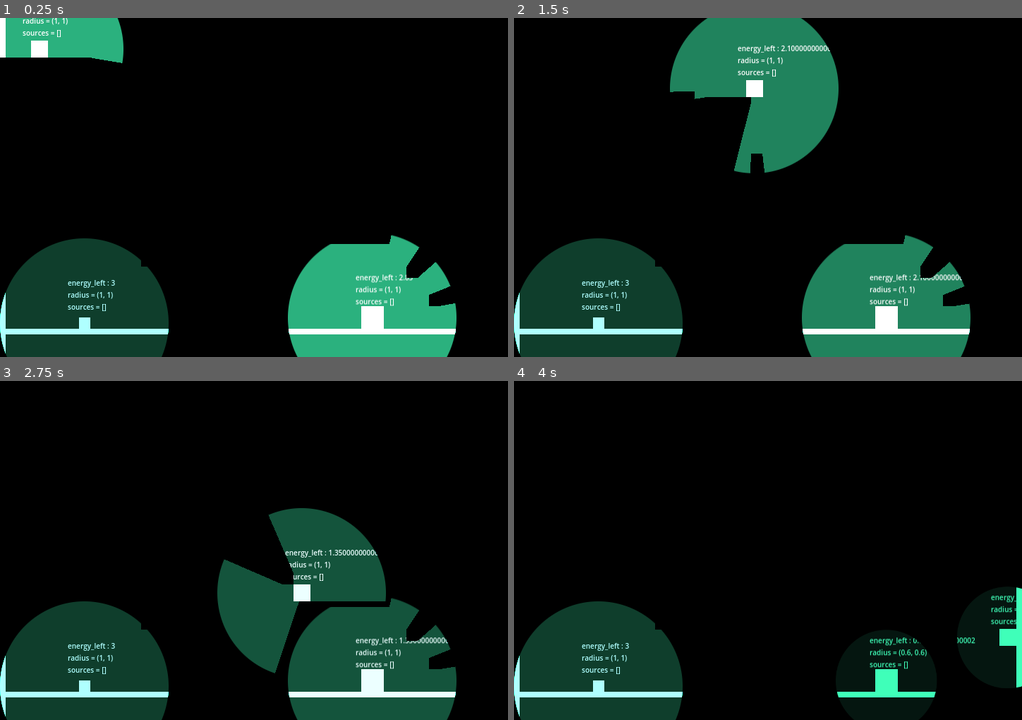
Above: before the commit, frames 1-4 (two rows, left to right).
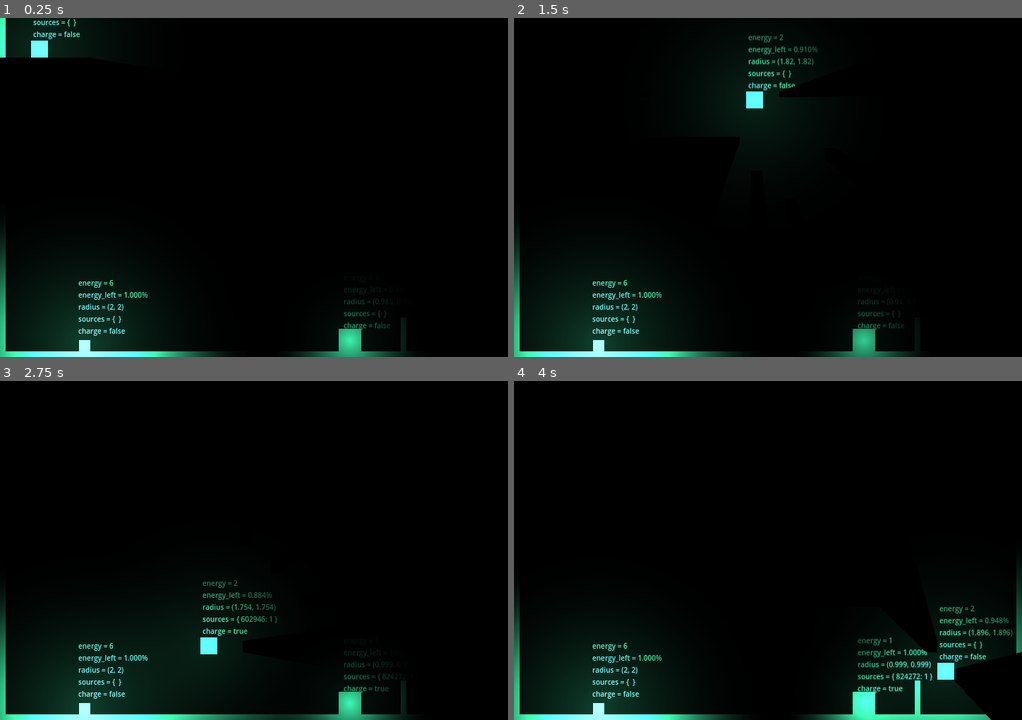
Above: after the commit, the same moments.

Repository: ToastedBrains/glow-me
Game: Godot game, scene res://levels/level1/level_1.tscn
Two runs of this game, one before a commit and one after it. Both use one fixed random seed, a clock stepped at 60 frames per second and the inputs below.
Inputs:
- Up to frame 1 (0.25 s): no input
- Up to frame 2 (1.5 s): tap Enter (ui_accept) at 0.5, 0.77 s; hold Right (ui_right) from 0.53 s (still down)
- Up to frame 3 (2.75 s): tap Enter (ui_accept) at 1.52 s; release Right (ui_right) at 2.03 s; hold Left (ui_left) from 2.03 s (still down)
- Up to frame 4 (4 s): release Left (ui_left) at 2.78 s; hold Right (ui_right) from 2.78 s (still down); tap Enter (ui_accept) at 3.02, 3.77 s

The runs differ from the first frame. In frame 1, 21% of the frame differs, in the area x 0-90%, y 0-100%; in frame 2, 28%; in frame 3, 28%, in the area x 0-90%, y 37-100%; in frame 4, 13%.

Commit message:
Phospho energy transfer seems good

Diff:
--- a/Phosphorescents/phosphorescence.gd
+++ b/Phosphorescents/phosphorescence.gd
@@ -1,70 +1,71 @@
 extends Node2D
-
-#Quand on rentre dans une zone où il y a de la lumière, on se recharge.
-#
-#Comment savoir si on rentre dans une zone de lumière ?
-#- La zone nous avertit.
-#=> si elle a plus d'energie que nous, on peut se charger à hauteur de [calcul, en tenant compte de la décroissance si c'est un phospho]
-#=> si c'est une permanente, on charge au max.
-#
-#- quand on quitte la zone elle nous prévient.
-#
-#DONC : il faut garder en mémoire dans combien de zones on se trouve !
-#on perd le statut charging que si on quitte toutes les sources.
-#
-#Il faut garder trace de :
-	#- combien il y a de sources
-	#- combien d'énergie par source
-	#
-	#Array[float]
 
 enum {DISCHARGING, CHARGING}
 
 var state = DISCHARGING
 var permanent = false
-var energy = 3.0
-var energy_left = 3.0 # percent
-#var energy_min = 1.0 # cheat to avoid being totally invisible
-#var energy_max = 100.0 # max energy amount that can be carried at all
-var load_rate = 0.05
-var unload_rate = 0.01 # percent
+var energy = 2.0
+var energy_left = 1.0 # percent
+var load_rate = 0.003
+var unload_rate = 0.001 # percent
 var color = Color(0.243, 0.984, 0.694, 1)
-var sources : Array[float] = []
+var sources : Dictionary
 var id : int
+
+var charging = false
 
 
 func logV():
 	$Label.show()
-	$Label.text = "energy_left : {energy_left}\nradius = {radius}\nsources = {sources}".format({
-		"energy_left": energy_left,
+	$Label.text = "energy = {energy}\nenergy_left = {energy_left}%\nradius = {radius}\nsources = {sources}\ncharge = {charging}".format({
+		"energy": energy,
+		"energy_left": "%3.3f" % energy_left,
 		"radius": $Halo/CollisionShape2D.scale,
 		"sources": sources,
+		"charging": charging,
 		})
+
+func emit():
+	charging = false
+	energy_left = clamp(energy_left - unload_rate, 0.0, energy)
+	$PointLight2D.energy = energy * clamp(energy_left, 0.5, 1.0)
+	$PointLight2D.texture_scale = clamp(energy_left * energy, 0.25 * energy, 1.0 * energy)
+	$Halo/CollisionShape2D.set_scale(Vector2(
+			clamp(energy_left * energy, 0.25 * energy, 1.0 * energy),
+			clamp(energy_left * energy, 0.25 * energy, 1.0 * energy)),
+		)
+	$PointLight2D.color = Color(
+			color.r * clamp(energy_left, 0.1, 1.0),
+			color.g * clamp(energy_left, 0.1, 1.0),
+			color.b * clamp(energy_left, 0.1, 1.0),
+			1,
+		)
 
 func _on_halo_body_entered(body):
 	if body.is_in_group("phosphorescents"):
 		var phosphorescent = body.get_node("Phosphorescence")
 		if id != phosphorescent.id:
-			print("! Phosphorescent: ", body)
-			print(energy_left, phosphorescent.energy_left)
-			if energy_left > phosphorescent.energy_left:
-				print("new source")
-				phosphorescent.sources.append(energy_left)
+			if energy_left * energy > phosphorescent.energy_left * phosphorescent.energy:
+				#phosphorescent.sources[id] = energy_left
+				phosphorescent.sources[id] = clamp((energy_left * energy + phosphorescent.energy_left * phosphorescent.energy) / 2 / phosphorescent.energy, 0.0, 1.0)
+
 
 func _on_halo_body_exited(body):
 	if body.is_in_group("phosphorescents"):
 		var phosphorescent = body.get_node("Phosphorescence")
 		if id != phosphorescent.id:
-			phosphorescent.sources.clear()
-			print("leave")
-			#var i = phosphorescent.sources.find(phosphorescent.energy)
-			#if i > -1:
-				#sources.erase(i)
+			phosphorescent.sources.erase(id)
+
 
 func _ready():
 	randomize()
 	id = randi_range(1, 999999)
 	get_parent().add_to_group("phosphorescents")
+	$PointLight2D.texture_scale = clamp(energy_left * energy, 0.25 * energy, 1.0 * energy)
+	$Halo/CollisionShape2D.set_scale(Vector2(
+			clamp(energy_left * energy, 0.25 * energy, 1.0 * energy),
+			clamp(energy_left * energy, 0.25 * energy, 1.0 * energy)),
+		)
 	$PointLight2D.color = Color(
 				color.r * clamp(energy_left, 0.1, 1.0),
 				color.g * clamp(energy_left, 0.1, 1.0),
@@ -74,20 +75,12 @@
 
 func _process(_delta):
 	if not permanent:
-		energy_left = clamp(energy_left - unload_rate, 0.0, energy)
-		$PointLight2D.energy = clamp(energy * energy_left, 0.5, 100.0)
-		$PointLight2D.texture_scale = clamp(energy_left, 0.25, 1.0)
-		$Halo/CollisionShape2D.set_scale(Vector2(
-				clamp(energy_left, 0.25, 1.0),
-				clamp(energy_left, 0.25, 1.0)),
-			)
-		$PointLight2D.color = Color(
-				color.r * clamp(energy_left, 0.1, 1.0),
-				color.g * clamp(energy_left, 0.1, 1.0),
-				color.b * clamp(energy_left, 0.1, 1.0),
-				1,
-			)
+		emit()
 	if len(sources) > 0:
-		print("source!!!")
-		energy_left = clamp(energy_left + load_rate, 0.0, energy)
+		var max = 0.0
+		for s in sources:
+			if sources[s] > max:
+				max = sources[s]
+		charging = true
+		energy_left = clamp(energy_left + load_rate, 0.0, max)
 	logV()
--- a/Phosphorescents/phosphorescence.tscn
+++ b/Phosphorescents/phosphorescence.tscn
@@ -1,7 +1,7 @@
 [gd_scene load_steps=4 format=3 uid="uid://t11l2j1r1tre"]
 
 [ext_resource type="Script" path="res://Phosphorescents/phosphorescence.gd" id="1_g7b88"]
-[ext_resource type="Texture2D" uid="uid://c22irmr26nnsg" path="res://assets/sprites/light2_temp.png" id="2_t3qvn"]
+[ext_resource type="Texture2D" uid="uid://c75m4rx1nsw3h" path="res://assets/sprites/light_temp.png" id="2_eyls7"]
 
 [sub_resource type="CircleShape2D" id="CircleShape2D_e2xy7"]
 radius = 120.266
@@ -13,7 +13,7 @@
 position = Vector2(-6.67572e-06, 1.90735e-06)
 energy = 3.0
 shadow_enabled = true
-texture = ExtResource("2_t3qvn")
+texture = ExtResource("2_eyls7")
 
 [node name="Halo" type="Area2D" parent="."]
 
@@ -21,10 +21,10 @@
 shape = SubResource("CircleShape2D_e2xy7")
 
 [node name="Label" type="Label" parent="."]
-offset_left = -24.0
-offset_top = -64.0
-offset_right = 16.0
-offset_bottom = -41.0
+offset_left = -9.0
+offset_top = -96.0
+offset_right = 31.0
+offset_bottom = -73.0
 theme_override_font_sizes/font_size = 10
 
 [connection signal="body_entered" from="Halo" to="." method="_on_halo_body_entered"]
--- /dev/null
+++ b/Phosphorescents/rigid_body_2d.gd
@@ -0,0 +1,11 @@
+extends RigidBody2D
+
+
+# Called when the node enters the scene tree for the first time.
+func _ready():
+	$Phosphorescence.energy = 1.0
+
+
+# Called every frame. 'delta' is the elapsed time since the previous frame.
+func _process(delta):
+	pass
--- a/Phosphorescents/rigid_body_2d.tscn
+++ b/Phosphorescents/rigid_body_2d.tscn
@@ -1,11 +1,13 @@
-[gd_scene load_steps=3 format=3 uid="uid://c888flckfoxan"]
+[gd_scene load_steps=4 format=3 uid="uid://c888flckfoxan"]
 
+[ext_resource type="Script" path="res://Phosphorescents/rigid_body_2d.gd" id="1_awal7"]
 [ext_resource type="PackedScene" uid="uid://t11l2j1r1tre" path="res://Phosphorescents/phosphorescence.tscn" id="1_qrujn"]
 
 [sub_resource type="RectangleShape2D" id="RectangleShape2D_ft0lh"]
 size = Vector2(32, 32)
 
 [node name="RigidBody2D" type="RigidBody2D"]
+script = ExtResource("1_awal7")
 
 [node name="ColorRect" type="ColorRect" parent="."]
 offset_left = -16.0
--- a/Player/player.gd
+++ b/Player/player.gd
@@ -5,6 +5,8 @@
 @export var speed = 300.0
 @export var jump_velocity = -400.0
 
+func _ready():
+	$Phosphorescence.load_rate = 0.007
 
 func _physics_process(delta):
 	if not is_on_floor():
--- a/levels/level1/level_1.tscn
+++ b/levels/level1/level_1.tscn
@@ -33,9 +33,6 @@
 
 [sub_resource type="RectangleShape2D" id="RectangleShape2D_mm7m3"]
 size = Vector2(720, 8)
-
-[sub_resource type="OccluderPolygon2D" id="OccluderPolygon2D_t7shn"]
-polygon = PackedVector2Array(352, -208, 352, -192, 336, -192, 336, -208)
 
 [sub_resource type="OccluderPolygon2D" id="OccluderPolygon2D_mpdoy"]
 polygon = PackedVector2Array(128, 0, 128, 8, 0, 8, 0, 0)
@@ -63,10 +60,10 @@
 position = Vector2(56, 32)
 
 [node name="RigidBody2D" parent="." instance=ExtResource("4_4krsy")]
-position = Vector2(528, 400)
+position = Vector2(496, 456)
 
 [node name="LightSource" parent="." instance=ExtResource("3_ivwls")]
-position = Vector2(120, 432)
+position = Vector2(120, 464)
 
 [node name="CanvasModulate" type="CanvasModulate" parent="."]
 color = Color(0, 0, 0, 1)
@@ -76,7 +73,6 @@
 offset_top = 104.0
 offset_right = 192.0
 offset_bottom = 112.0
-color = Color(1, 0.301961, 1, 1)
 metadata/_edit_group_ = true
 
 [node name="StaticBody2D" type="StaticBody2D" parent="P64"]
@@ -104,10 +100,10 @@
 occluder = SubResource("OccluderPolygon2D_4bmeh")
 
 [node name="P32sq" type="ColorRect" parent="."]
-offset_left = 240.0
-offset_top = 104.0
-offset_right = 256.0
-offset_bottom = 120.0
+offset_left = 440.0
+offset_top = 184.0
+offset_right = 456.0
+offset_bottom = 200.0
 metadata/_edit_group_ = true
 
 [node name="StaticBody2D" type="StaticBody2D" parent="P32sq"]
@@ -120,10 +116,10 @@
 occluder = SubResource("OccluderPolygon2D_lni8u")
 
 [node name="P65" type="ColorRect" parent="."]
-offset_left = 272.0
-offset_top = 112.0
-offset_right = 336.0
-offset_bottom = 120.0
+offset_left = 376.0
+offset_top = 104.0
+offset_right = 440.0
+offset_bottom = 112.0
 metadata/_edit_group_ = true
 
 [node name="StaticBody2D" type="StaticBody2D" parent="P65"]
@@ -153,9 +149,9 @@
 
 [node name="P32sq2" type="ColorRect" parent="."]
 offset_left = 336.0
-offset_top = 192.0
+offset_top = 216.0
 offset_right = 352.0
-offset_bottom = 208.0
+offset_bottom = 232.0
 metadata/_edit_group_ = true
 
 [node name="StaticBody2D" type="StaticBody2D" parent="P32sq2"]
@@ -168,9 +164,9 @@
 occluder = SubResource("OccluderPolygon2D_8ll2d")
 
 [node name="P66" type="ColorRect" parent="."]
-offset_top = 440.0
+offset_top = 472.0
 offset_right = 720.0
-offset_bottom = 448.0
+offset_bottom = 480.0
 metadata/_edit_group_ = true
 
 [node name="StaticBody2D" type="StaticBody2D" parent="P66"]
@@ -178,9 +174,6 @@
 [node name="CollisionShape2D" type="CollisionShape2D" parent="P66/StaticBody2D"]
 position = Vector2(360, 4)
 shape = SubResource("RectangleShape2D_mm7m3")
-
-[node name="LightOccluder2D" type="LightOccluder2D" parent="P66"]
-occluder = SubResource("OccluderPolygon2D_t7shn")
 
 [node name="P67" type="ColorRect" parent="."]
 offset_left = 720.0
@@ -195,8 +188,19 @@
 position = Vector2(360, 4)
 shape = SubResource("RectangleShape2D_mm7m3")
 
-[node name="LightOccluder2D" type="LightOccluder2D" parent="P67"]
-occluder = SubResource("OccluderPolygon2D_t7shn")
+[node name="P69" type="ColorRect" parent="."]
+offset_left = 576.0
+offset_top = 424.0
+offset_right = 1296.0
+offset_bottom = 432.0
+rotation = 1.5708
+metadata/_edit_group_ = true
+
+[node name="StaticBody2D" type="StaticBody2D" parent="P69"]
+
+[node name="CollisionShape2D" type="CollisionShape2D" parent="P69/StaticBody2D"]
+position = Vector2(360, 4)
+shape = SubResource("RectangleShape2D_mm7m3")
 
 [node name="P68" type="ColorRect" parent="."]
 offset_left = 8.0
@@ -211,9 +215,6 @@
 position = Vector2(360, 4)
 shape = SubResource("RectangleShape2D_mm7m3")
 
-[node name="LightOccluder2D" type="LightOccluder2D" parent="P68"]
-occluder = SubResource("OccluderPolygon2D_t7shn")
-
 [node name="P130" type="ColorRect" parent="."]
 offset_left = 424.0
 offset_top = 312.0
@@ -231,10 +232,10 @@
 occluder = SubResource("OccluderPolygon2D_mpdoy")
 
 [node name="P32sq3" type="ColorRect" parent="."]
-offset_left = 608.0
-offset_top = 392.0
-offset_right = 624.0
-offset_bottom = 408.0
+offset_left = 624.0
+offset_top = 408.0
+offset_right = 640.0
+offset_bottom = 424.0
 metadata/_edit_group_ = true
 
 [node name="StaticBody2D" type="StaticBody2D" parent="P32sq3"]
@@ -247,10 +248,10 @@
 occluder = SubResource("OccluderPolygon2D_uhlm1")
 
 [node name="P32sq4" type="ColorRect" parent="."]
-offset_left = 368.0
-offset_top = 232.0
-offset_right = 384.0
-offset_bottom = 248.0
+offset_left = 344.0
+offset_top = 368.0
+offset_right = 360.0
+offset_bottom = 384.0
 metadata/_edit_group_ = true
 
 [node name="StaticBody2D" type="StaticBody2D" parent="P32sq4"]
@@ -263,10 +264,10 @@
 occluder = SubResource("OccluderPolygon2D_yn1hv")
 
 [node name="P32sq5" type="ColorRect" parent="."]
-offset_left = 400.0
-offset_top = 272.0
-offset_right = 416.0
-offset_bottom = 288.0
+offset_left = 384.0
+offset_top = 256.0
+offset_right = 400.0
+offset_bottom = 272.0
 metadata/_edit_group_ = true
 
 [node name="StaticBody2D" type="StaticBody2D" parent="P32sq5"]
@@ -279,10 +280,10 @@
 occluder = SubResource("OccluderPolygon2D_q3jgb")
 
 [node name="P32sq6" type="ColorRect" parent="."]
-offset_left = 576.0
-offset_top = 352.0
-offset_right = 592.0
-offset_bottom = 368.0
+offset_left = 584.0
+offset_top = 368.0
+offset_right = 600.0
+offset_bottom = 384.0
 metadata/_edit_group_ = true
 
 [node name="StaticBody2D" type="StaticBody2D" parent="P32sq6"]
Not shown: 1 places in levels/level1/level_1.tscn that only renumber resources
